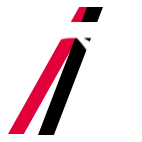
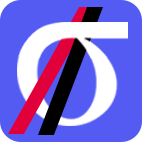
Two versions of the same layered image (142 x 142). Layer-by-layer changes:
pixels changed over [0, 0, 142, 142] (layer not identified)